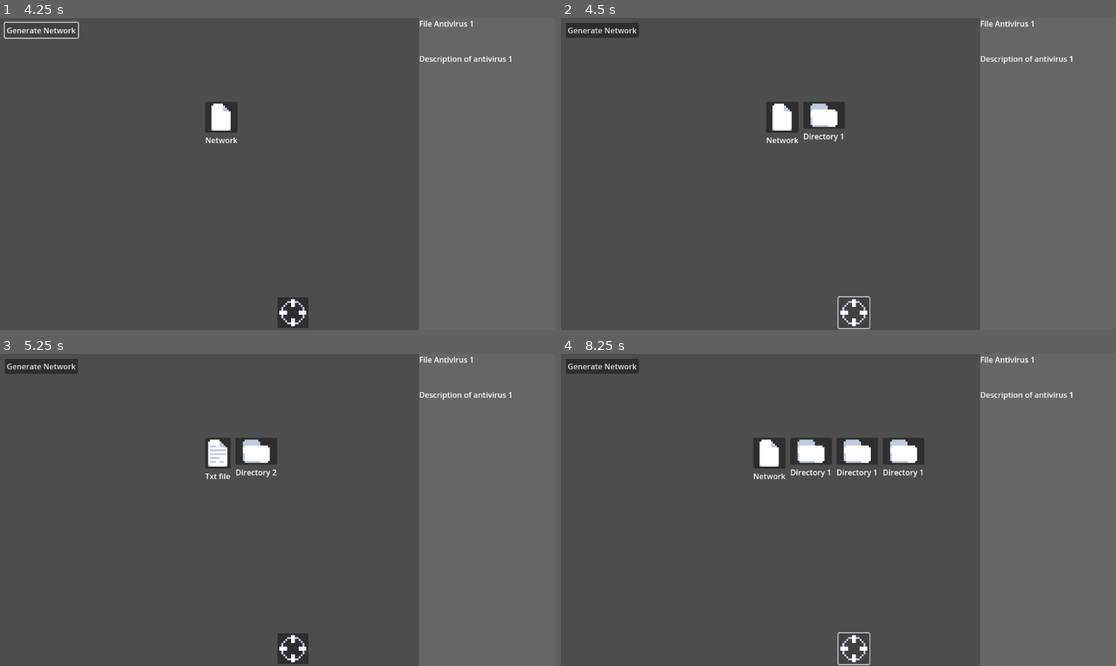
Above: before the commit, frames 1-4 (two rows, left to right).
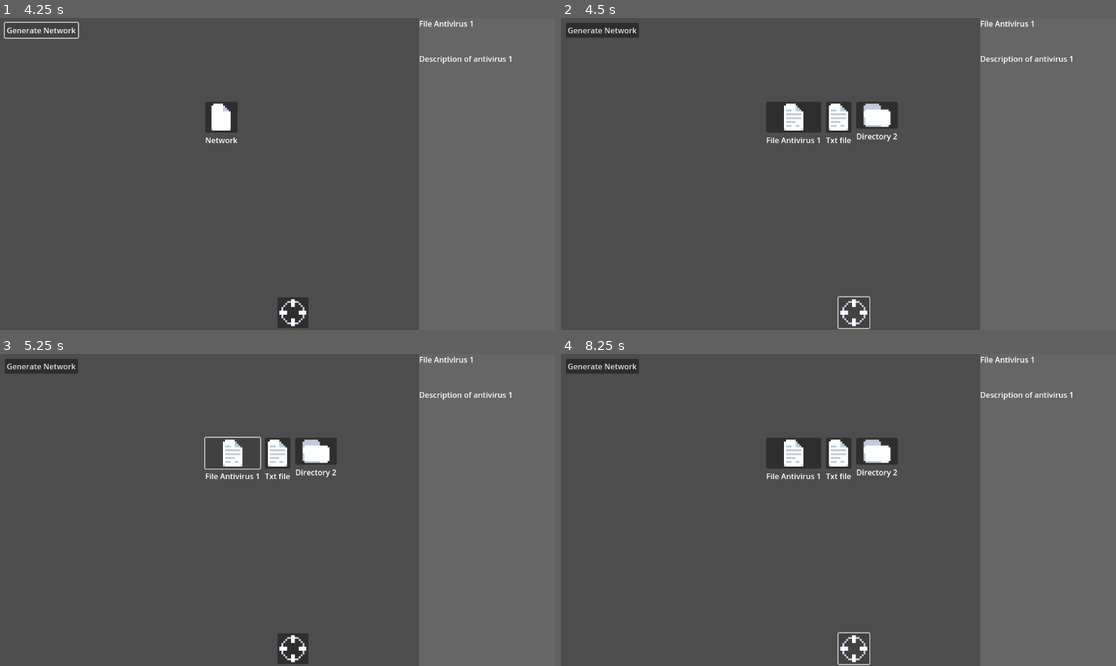
Above: after the commit, the same moments.

Repository: Kawottex/ProjectIntrusion
Game: Godot game, scene res://scenes/main_scene.tscn
Same seed, same stepped clock (60 frames per second), same inputs: the game is played once before the commit and once after it.
Inputs (mouse positions are in pixels of both pictures, inside the frame that each line leads up to):
- Up to frame 1 (4.25 s): click "Generate Network" at 0.5 s; click (222, 117) at 1.25 s; click (294, 311) at 2 s; click (233, 117) at 2.77 s; click "Generate Network" at 3.5 s
- Up to frame 2 (4.5 s): click (855, 311) at 4.25 s
- Up to frame 3 (5.25 s): click (222, 453) at 5.02 s
- Up to frame 4 (8.25 s): click "Generate Network" at 5.75 s; click (855, 647) at 6.5 s; tap Enter at 7.25 s; tap Space at 8 s

Frame 1 is identical in both runs. In frame 2, 1.9% of the frame differs, in the area x 37-61%, y 26-41%; in frame 3, 2.2%; in frame 4, 2.7%, in the area x 34-66%, y 26-41%.

Commit message:
Fix delete action

Diff:
--- a/resources/missions/test_directory_1.tres
+++ b/resources/missions/test_directory_1.tres
@@ -1,4 +1,4 @@
-[gd_resource type="Resource" script_class="DirectoryDescription" load_steps=5 format=3 uid="uid://0ueum4eni6my"]
+[gd_resource type="Resource" script_class="DirectoryElementDescription" load_steps=5 format=3 uid="uid://0ueum4eni6my"]
 
 [ext_resource type="Resource" uid="uid://db06eqp0a0256" path="res://resources/missions/test_file_1.tres" id="1_h5hjv"]
 [ext_resource type="Resource" uid="uid://bqfijrff1im0s" path="res://resources/missions/test_file_2.tres" id="2_oupsi"]
--- a/scripts/system_descriptions/directory_element_description.gd
+++ b/scripts/system_descriptions/directory_element_description.gd
@@ -21,11 +21,16 @@
 		directory_content.erase(p_child)
 
 
-func get_str_description() -> String:
-	var str_desc = super()
-	str_desc += "[DirectoryElementDescription]\n"
-	str_desc += "Is Root: " + str(is_root) + "\n"
-	str_desc += "Directory content:\n"
+func get_str_description(level: int = 1) -> String:
+	var level_str: String = ""
+	for i in range(level):
+		level_str += "---"
+
+	var str_desc = super(level)
+	#str_desc += level_str + "[DirectoryElementDescription]\n"
+	str_desc += level_str + "Is Root: " + str(is_root) + "\n"
+	str_desc += level_str + "Directory content:\n"
 	for sys_elem in directory_content:
-		str_desc += sys_elem.get_str_description()
+		str_desc += sys_elem.get_str_description(level + 1)
+		str_desc += "\n"
 	return str_desc
--- a/scripts/system_descriptions/system_element_description.gd
+++ b/scripts/system_descriptions/system_element_description.gd
@@ -41,13 +41,17 @@
 
 	parent_element = null
 
-func get_str_description() -> String:
-	var str_desc = "[SystemElementDescription]\n"
-	str_desc += "GUID: " + guid + "\n"
-	str_desc += "Name: " + name + "\n"
-	str_desc += "Element type: " + str(element_type) + "\n"
-	str_desc += "Description: " + description + "\n"
-	str_desc += "Interaction type: " + str(interaction_type) + "\n"
-	str_desc += "Protections: TODO" + "\n"
-	str_desc += "\n"
+func get_str_description(level: int = 1) -> String:
+	var level_str: String = ""
+	for i in range(level):
+		level_str += "---"
+
+	var str_desc = level_str + "[SystemElementDescription]\n"
+	str_desc += level_str + "GUID: " + guid + "\n"
+	str_desc += level_str + "Name: " + name + "\n"
+	str_desc += level_str + "Element type: " + str(element_type) + "\n"
+	str_desc += level_str + "Description: " + description + "\n"
+	str_desc += level_str + "Interaction type: " + str(interaction_type) + "\n"
+	str_desc += level_str + "Protections: TODO" + "\n"
+	#str_desc += "\n"
 	return str_desc
--- a/scripts/system_manager.gd
+++ b/scripts/system_manager.gd
@@ -26,4 +26,4 @@
 
 func refresh_current_directory():
 	print(current_directory.get_str_description())
-	NetworkGenerator.generate_elem_directory(current_directory)
+	NetworkGenerator.generate_directory_content(current_directory)
